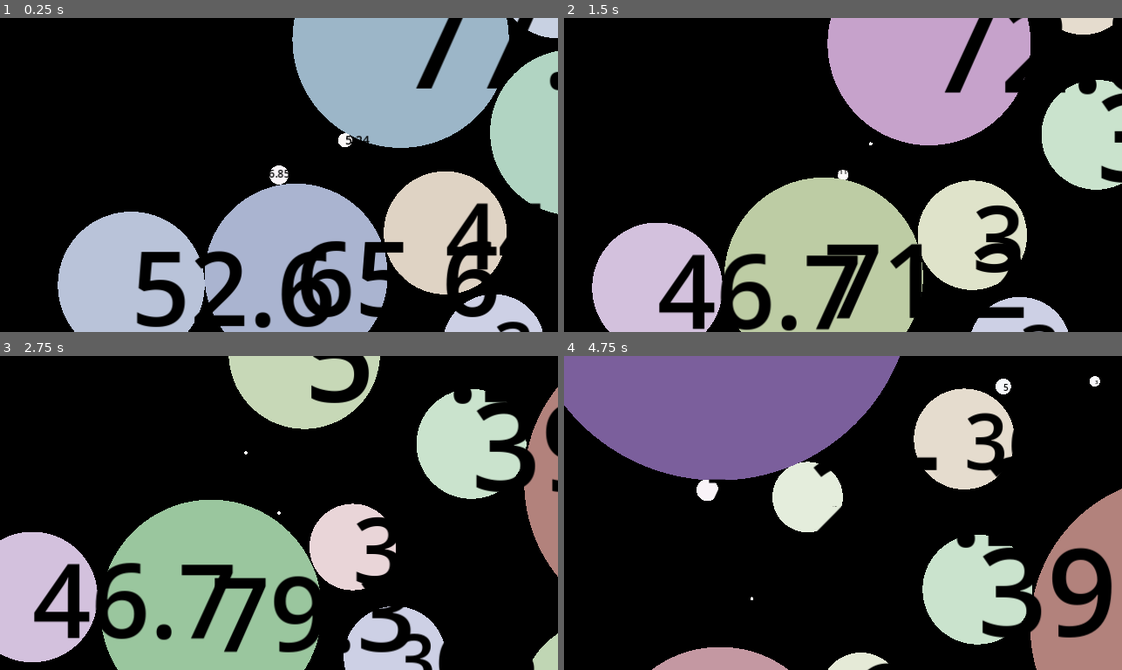
Above: before the commit, frames 1-4 (two rows, left to right).
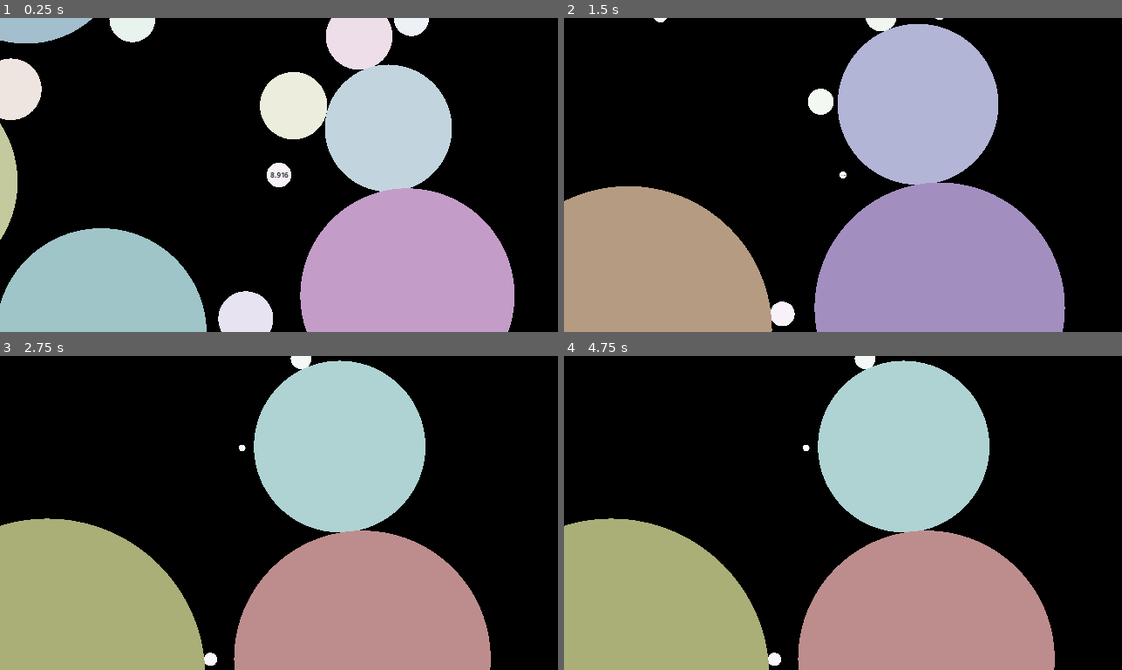
Above: after the commit, the same moments.

Repository: yiduu76/BubbleEater
Game: Godot game, scene res://tscns/world.tscn
Two runs of this game, one before a commit and one after it. Both use one fixed random seed, a clock stepped at 60 frames per second and the inputs below.
Inputs (mouse positions are in pixels of both pictures, inside the frame that each line leads up to):
- Up to frame 1 (0.25 s): no input
- Up to frame 2 (1.5 s): move the mouse to (965, 159) at 0.52 s; hold Right (ui_right) 0.53-1.28 s; move the mouse to (731, 190) at 1.27 s; hold Down (ui_down) from 1.28 s (still down)
- Up to frame 3 (2.75 s): move the mouse to (334, 443) at 2.02 s; release Down (ui_down) at 2.03 s; hold Right (ui_right) from 2.03 s (still down)
- Up to frame 4 (4.75 s): move the mouse to (815, 575) at 2.77 s; release Right (ui_right) at 2.78 s; hold Up (ui_up) 2.78-3.53 s; move the mouse to (1010, 560) at 3.52 s; hold Left (ui_left) from 3.53 s (still down); move the mouse to (675, 465) at 4.27 s

The runs differ from the first frame. In frame 1, 60% of the frame differs, in the area x 0-100%, y 0-100%; in frame 2, 50%; in frame 3, 60%; in frame 4, 69%.

Commit message:
update

Diff:
--- a/scripts/classes/myrigid.gd
+++ b/scripts/classes/myrigid.gd
@@ -6,6 +6,7 @@
 @export var floating_health :float = 0.0
 @onready var my_cammera=null
 @onready var my_label:Label=null
+@onready var my_poly : Polygon2D=null
 
 func _ready() -> void:
 	set_collision_layer_value(2,true)
@@ -15,24 +16,24 @@
 	contact_monitor=true
 	max_contacts_reported=2
 	add_poly()
-	add_label()
 	body_entered.connect(_on_body_entered)
 	body_exited.connect(_on_body_exited)
 	if is_player:
 		add_camerra()
-
+		add_label()
 func add_label():
 	my_label=Label.new()
 	add_child(my_label)
 	my_label.add_theme_color_override("font_color",Color.BLACK)
 	my_label.add_theme_font_size_override("font_size",health)
-	my_label.position=-my_label.get_rect().end/2
 	my_label.z_index=2
+	await get_tree().create_timer(0.1).timeout
+	my_label.set_anchors_and_offsets_preset(Control.PRESET_CENTER)
 func update_label():
-	#my_label.position=-my_label.get_rect().end
-	my_label.add_theme_font_size_override("font_size",health)
-	my_label.position=-my_label.get_rect().end/2
-	pass
+	my_label.text=str(health).left(5)
+	my_label.add_theme_font_size_override("font_size",health*0.5)
+	my_label.set_anchors_and_offsets_preset(Control.PRESET_CENTER)
+	my_label.add_theme_color_override("font_color",my_poly.color.inverted())
 
 func add_camerra():
 	my_cammera=Camera2D.new()
@@ -41,7 +42,6 @@
 
 func _physics_process(_delta: float) -> void:
 	_move()
-	my_label.text=str(health).left(4)
 	if is_player:
 		camera_control()
 		update_label()
@@ -68,18 +68,18 @@
 		pass
 
 func _on_body_entered(body:Myrigidclass):
-	if body.is_player:
-		constant_force=(body.global_position-global_position).normalized()*10
-		await get_tree().create_timer(0.5).timeout
-		constant_force=Vector2.ZERO
-
 	if health>body.health:
-		floating_health=body.health/70.0
+		floating_health=body.health/120.0
+	elif health==body.health:
+		floating_health=0
 	else :
-		floating_health=-health/35.0
+		floating_health=-health/120.0
+	await get_tree().create_timer(2.05).timeout
+	floating_health=0
 
 func _on_body_exited(body:Myrigidclass):
-	floating_health=0
+	pass
+	#floating_health=0
 
 func _move():
 	var temp_dir=Input.get_vector("ui_left","ui_right","ui_up","ui_down")
@@ -103,15 +103,15 @@
 
 func add_poly() -> void:
 	for i in (my_shape as Mypolyresourceclass).polys:
-		var new_poly=Polygon2D.new()
-		new_poly.polygon=return_poly_with_health(i,health)
-		add_child(new_poly)
+		my_poly=Polygon2D.new()
+		my_poly.polygon=return_poly_with_health(i,health)
+		add_child(my_poly)
 		var color_s=clampf(health/360.0,0,1.0)
 		var color_v=clampf(1-health/360.0,0,1.0)
 		var color_h=clampf(health,0,360.0)
-		new_poly.color.s=color_s
-		new_poly.color.v=color_v
-		new_poly.color.h=color_h
+		my_poly.color.s=color_s
+		my_poly.color.v=color_v
+		my_poly.color.h=color_h
 
 func add_collision() -> void:
 	for i in (my_shape as Mypolyresourceclass).polys:
--- a/tscns/scripts/world.gd
+++ b/tscns/scripts/world.gd
@@ -16,9 +16,9 @@
 		(window as Window).position.x+=event.relative.x
 		(window as Window).position.y+=event.relative.y
 func add_randdom_rigid():
-	for i in 1400:
+	for i in 900:
 		var rand_health=randf_range(1,80)
 		var temp_rigid=Myrigidclass.new()
 		temp_rigid.health=rand_health
 		add_child(temp_rigid)
-		temp_rigid.global_translate(Vector2(randi_range(-2100,2100),randi_range(-2000,2000)))
+		temp_rigid.global_translate(Vector2(randi_range(-1400,1400),randi_range(-1400,1400)))
